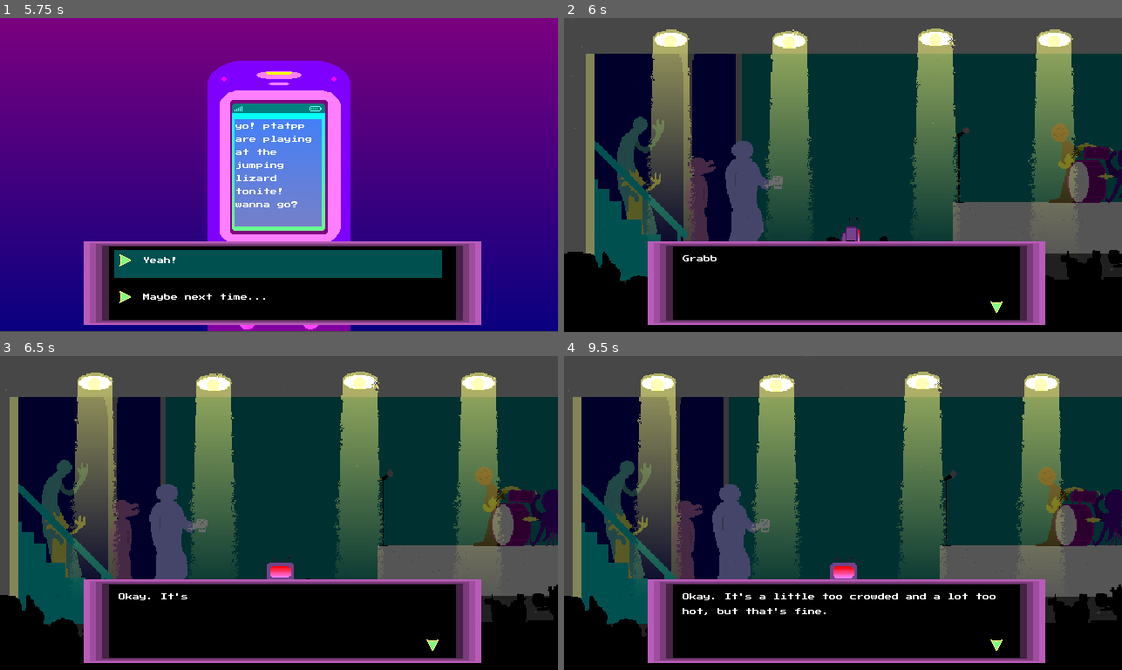
Above: before the commit, frames 1-4 (two rows, left to right).
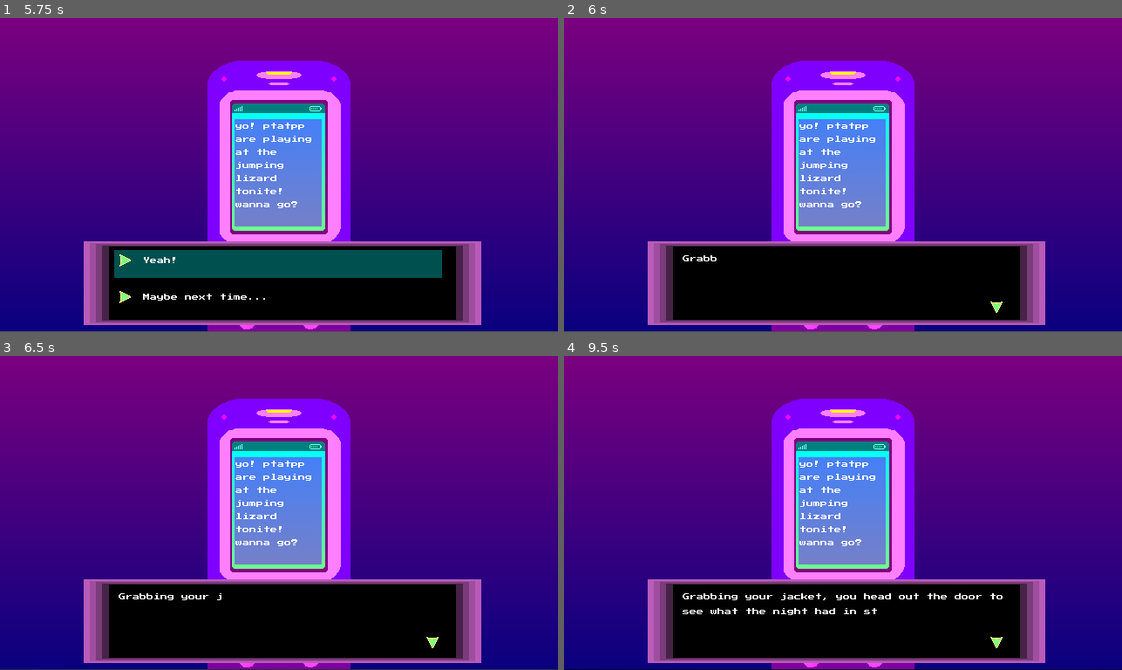
Above: after the commit, the same moments.

Repository: ghultquist/GroceryRun
Game: Godot game, scene res://Main.tscn
The game is run twice, just before and just after one commit, with the same random seed, the same clock (stepped at 60 frames per second) and the same inputs.
Inputs (mouse positions are in pixels of both pictures, inside the frame that each line leads up to):
- Up to frame 1 (5.75 s): click (279, 134) at 0.5 s; tap Enter (ui_accept) at 1.25 s; hold D (right) 1.28-2 s; tap W (jump) at 1.35, 1.52, 1.82, 4.52, 4.55, 4.82, 5.1 s; click "Maybe next time..." at 2 s; click "Maybe next time..." at 2.75 s; click "Yeah!" at 3.5 s; hold D (right) 4.28-5.03 s; tap H (hide) at 4.35 s; hold A (left) from 5.03 s (still down)
- Up to frame 2 (6 s): tap Enter (ui_accept) at 5.75 s; release A (left) at 5.78 s; hold D (right) from 5.78 s (still down); tap H (hide) at 5.85 s
- Up to frame 3 (6.5 s): keep holding D (right); tap W (jump) at 6.02, 6.05, 6.32 s
- Up to frame 4 (9.5 s): tap W (jump) at 6.6, 6.77, 7.07, 7.52, 7.55, 7.82, 8.1, 9.02, 9.05, 9.32 s; release D (right) at 7.28 s; hold A (left) 7.28-8.03 s; tap H (hide) at 7.35, 8.85 s; hold D (right) 8.03-8.78 s; hold A (left) from 8.78 s (still down)

Frame 1 is identical in both runs. In frame 2, 81% of the frame differs, in the area x 0-100%, y 0-100%; in frame 3, 81%; in frame 4, 82%.

Commit message:
Add fade into new scene, but fading out from previous not working.

Diff:
--- a/Main.gd
+++ b/Main.gd
@@ -9,6 +9,7 @@
 const dialogueBoxScene = preload("res://dialogue.tscn")
 var commandReceived = false
 var current_scene
+var d
 
 signal dialogue_finished
 
@@ -27,7 +28,7 @@
 	current_scene = "phone"
 
 func dialogue(dIndex):
-	var d = dialogueBoxScene.instance()
+	d = dialogueBoxScene.instance()
 	self.add_child(d)
 	d.get_child(0).connect("ending", self, "ending")
 	d.get_child(0).connect("goto", self, "goto")
@@ -52,7 +53,9 @@
 
 func goto(scene):
 	var sceneLoad
-
+	$end/AnimationPlayer.play("fade")#currently not fading in correctly check animation
+	yield(d.get_child(0), "finished")
+	$end/AnimationPlayer.play_backwards("fade")
 	if current_scene == "phone":
 		phone.queue_free()
 
@@ -63,7 +66,7 @@
 	elif scene == "world":
 		sceneLoad = world.instance()
 	current_scene = scene
-	self.add_child(sceneLoad)
+	self.add_child_below_node($Stats, sceneLoad)
 	sceneLoad.connect("dialogue", self, "dialogue")
 	sceneLoad.connect("goto", self, "goto")
 
--- a/jumpinglizard.gd
+++ b/jumpinglizard.gd
@@ -64,6 +64,7 @@
 	$HOME.hide()
 	$Monster/AnimationPlayer.play("unravel")
 	yield($Monster/AnimationPlayer, "animation_finished")
+	yield(get_tree().create_timer(1), "timeout")
 	emit_signal("goto", "world")
 
 func dialogue_finished():
--- a/world.gd
+++ b/world.gd
@@ -1,4 +1,6 @@
 extends Node2D
+
+signal dialogue
 
 
 # Declare member variables here. Examples:
